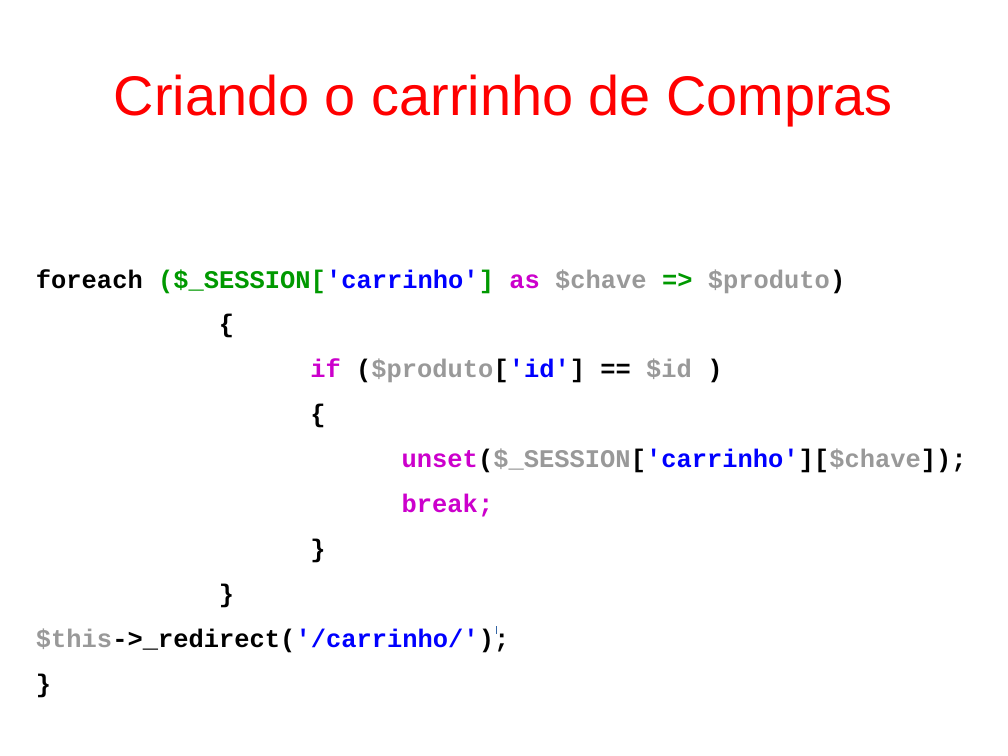
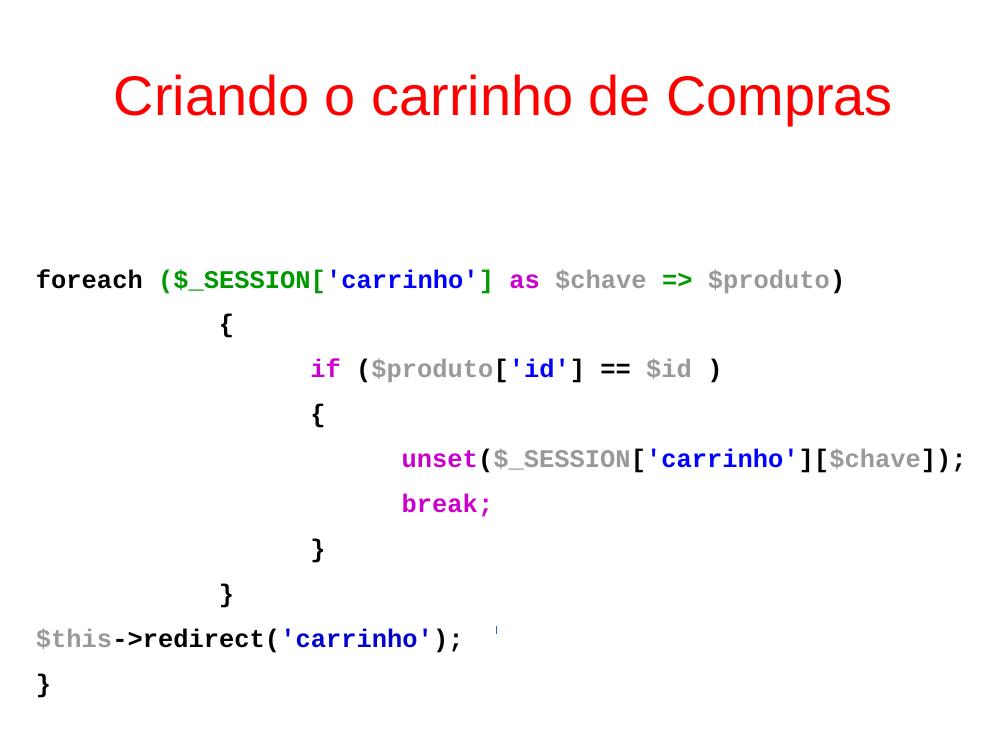
Before and after one commit to fgsl/lojasacme, a slide deck: slide 93 of docs/tutorial.odp. Drawn at 1008x756 pixels with LibreOffice and Linux fonts; fonts in the diff are those of the drawing. Boxes give left, top, right and bottom in pixels: in the first picture for what was removed or moved away, otherwise in the second. Text is boxed around its words. In the diff, an @@ line names an element or a change of style, - is before the commit and + after.

Commit message:
Ajustar o link de exclusão do carrinho #20

```diff
--- a/docs/tutorial.odp
+++ b/docs/tutorial.odp
@@ text at (36, 628, 464, 653): text changed @@
-$this->_redirect('/carrinho/');
+$this->redirect('carrinho');
```
Also in this commit, not shown: 3 other slides changed, 1 other file.
